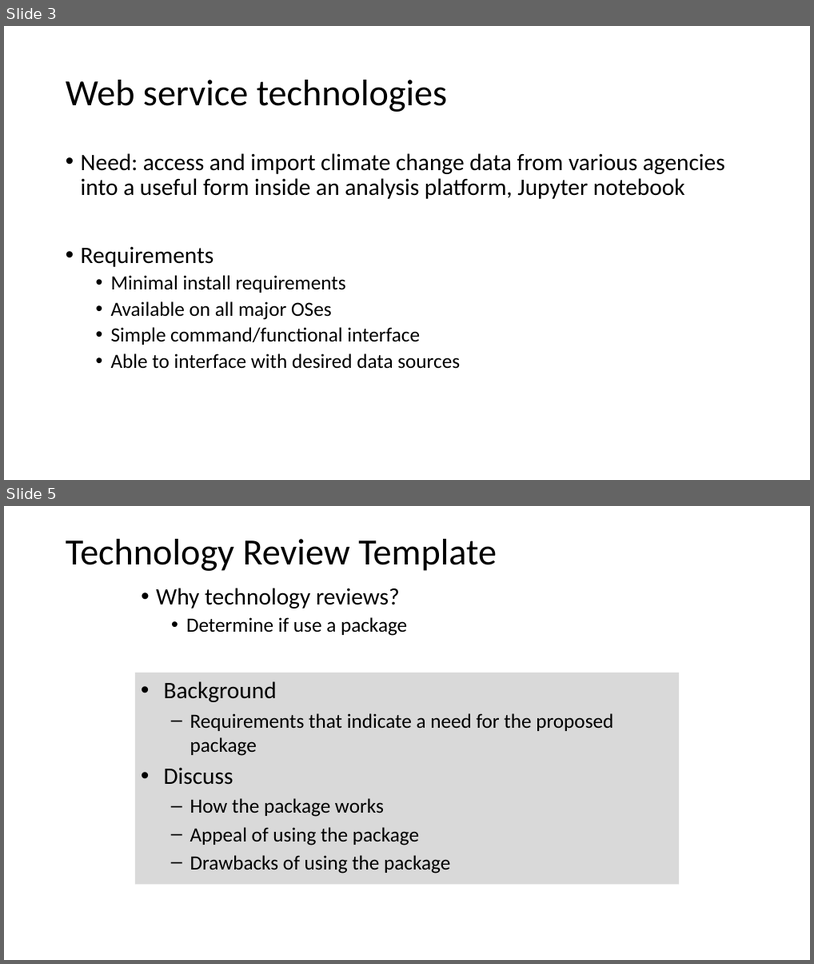
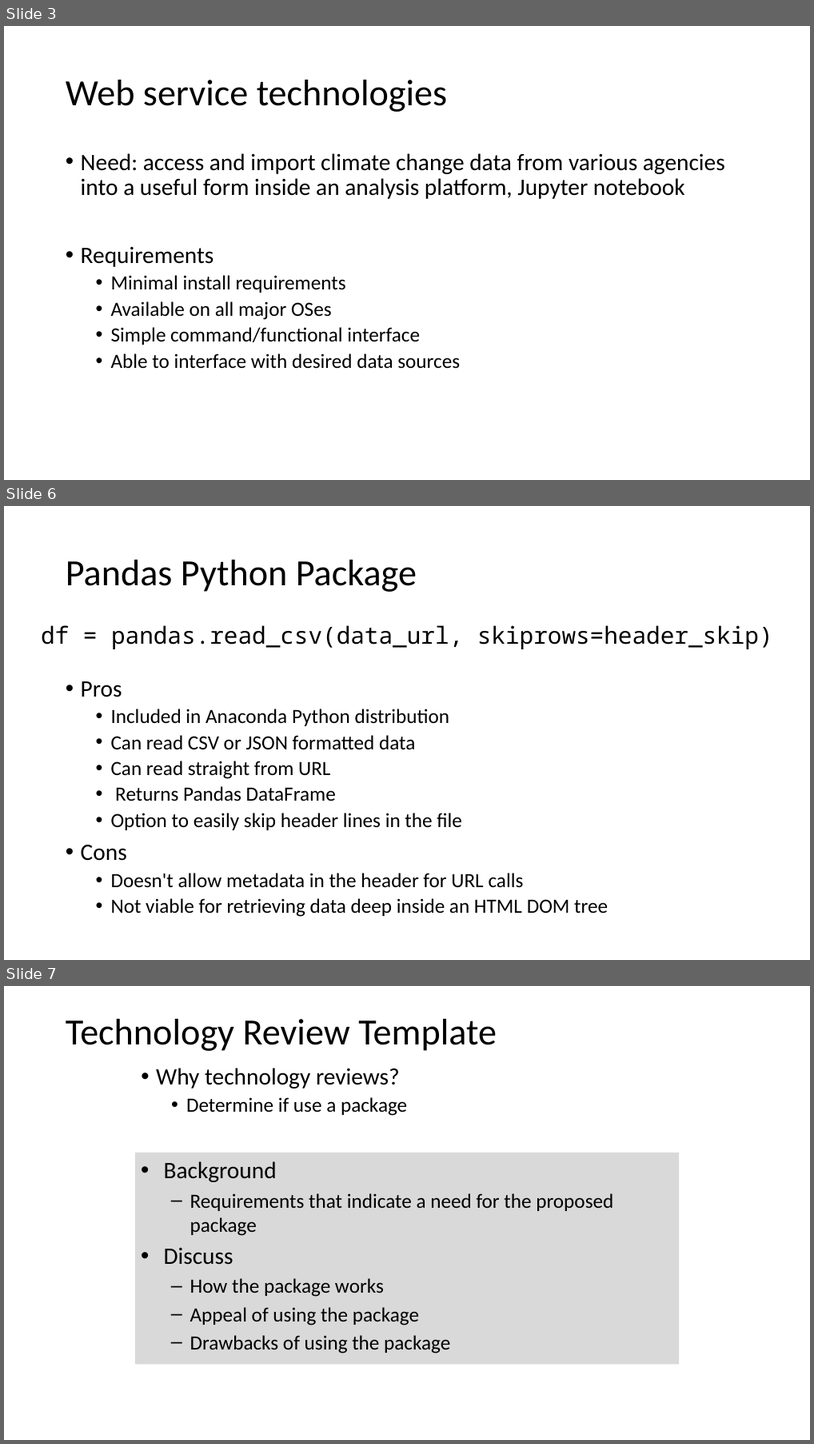
Before and after one commit to toddschultz/DegreesOfClimateChange, a slide deck: doc/design/TechnologyReview.pptx. Shown one above the other, each under a label of ours: slides 3 and 5 before the commit, slides 3, 6 and 7 after it; the slides between them are not shown. The pictures are 814x964 and 814x1444 pixels, drawn with LibreOffice and Linux fonts; fonts in the diff are those of the drawing. Boxes give left, top, right and bottom in pixels: in the first picture for what was removed or moved away, otherwise in the second. Text is boxed around its words. In the diff, an @@ line names an element or a change of style, - is before the commit and + after.

```diff
--- a/doc/design/TechnologyReview.pptx
+++ b/doc/design/TechnologyReview.pptx
@@ slide 6 added at (4,506,810,960), background #FFFFFF @@
@@ title added at (66,560,417,592), 44 pt, text #000000 @@
+Pandas Python Package
@@ text added at (41,625,774,649), 28 pt, text #000000 @@
+df = pandas.read_csv(data_url, skiprows=header_skip)
@@ text added at (81,681,608,916), 24 pt, text #000000 @@
+• Pros
+  • Included in Anaconda Python distribution
+  • Can read CSV or JSON formatted data
+  • Can read straight from URL
+  • Returns Pandas DataFrame
+  • Option to easily skip header lines in the file
+• Cons
+  • Doesn't allow metadata in the header for URL calls
+  • Not viable for retrieving data deep inside an HTML DOM tree
@@ what was slide 5 is now slide 7 @@
```
Also in this commit, not shown: 1 slide changed, 1 other slide added, 1 slide removed, 1 other file.
